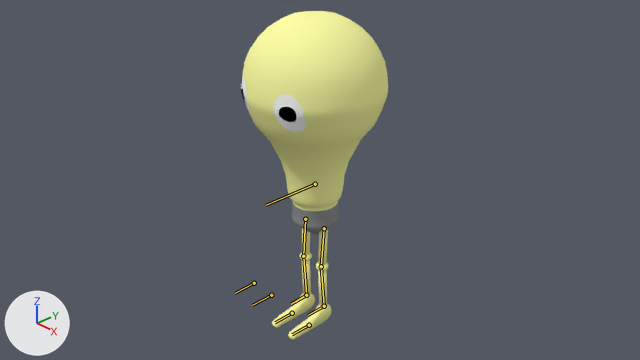
Two versions of the Blender file Assets/Meshes/Player/bulb.blend, one commit apart.
Both versions are drawn from the file's camera 'Camera'. Arrows for +X, +Y and +Z are at lower left; the lights stay in place. The bones that bend it are drawn over the model as lines.

Objects in the first picture: 'NurbsCurve.001'.
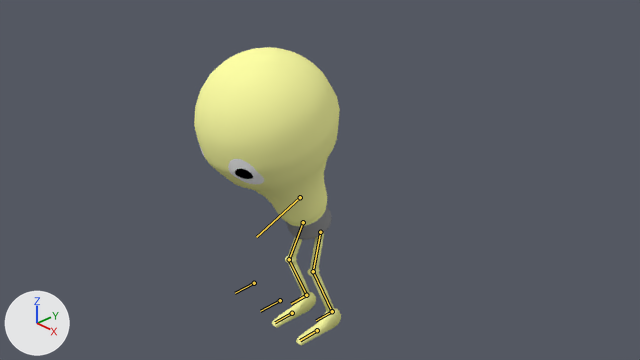
The newer file adds an action. The first version stands in its rest pose; the second is drawn at frame 8 of the action 'Hurt'.

The edits, one by one:
Bone 'body' (bone_body) moves from (0.0, 0.0, 0.0) to (0.615, 0.0, -0.643).
Bone 'body' (bone_body) turns from (0, 0, 0) to (-22, 0, 0) degrees about its own x, y and z.
Bone 'foot.R' (bone_foot_r) moves from (0.0, 0.0, 0.0) to (0.344, 0.0, 0.0).

Location of each change, [x1, y1, x2, y2] in pixels of the pictures (640 x 360 px):
'NurbsCurve.001', posed (9% shorter)
    before: [241, 11, 388, 340]
    after: [194, 47, 341, 346]
bone 'body', root to tip
    before: (315, 184) to (266, 205)
    after: (300, 197) to (256, 237)
bone 'foot.R', root to tip
    before: (324, 306) to (308, 315)
    after: (332, 311) to (316, 320)
